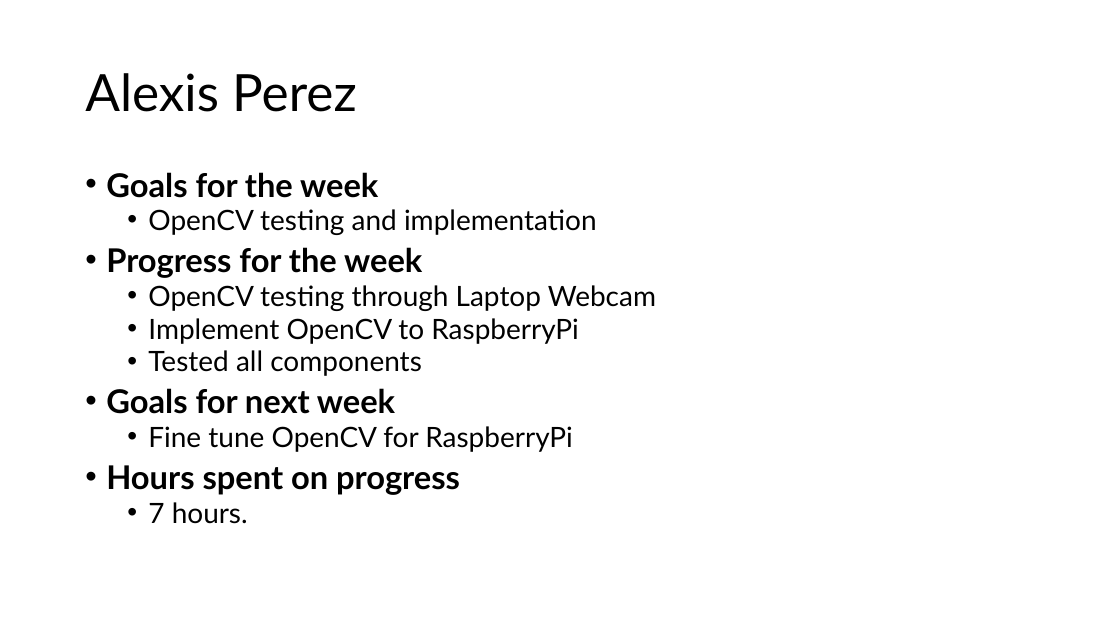
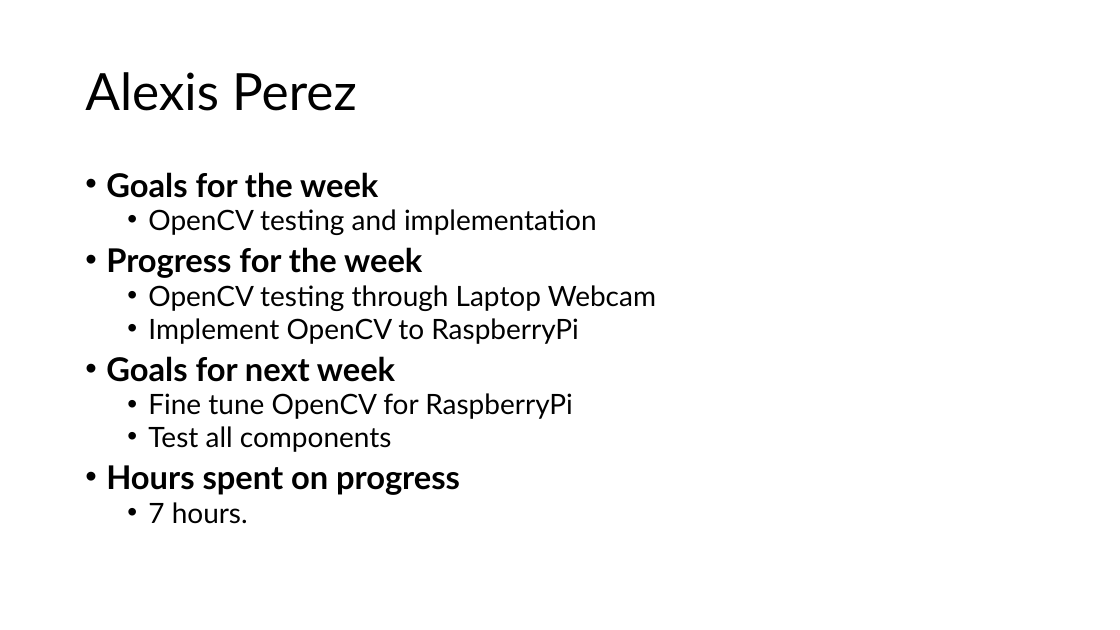
Before and after one commit to EthanWellsSr/BuggyBot, a slide deck: slide 1 of Weekly Reports/slides/2-alexis-perez.pptx. Drawn at 1120x630 pixels with LibreOffice and Linux fonts; fonts in the diff are those of the drawing. Boxes give left, top, right and bottom in pixels: in the first picture for what was removed or moved away, otherwise in the second. Text is boxed around its words. In the diff, an @@ line names an element or a change of style, - is before the commit and + after.

Commit message:
Updated Weekly Update

```diff
--- a/Weekly Reports/slides/2-alexis-perez.pptx
+++ b/Weekly Reports/slides/2-alexis-perez.pptx
@@ text at [148,350,422,376]: paragraph removed @@
-  • Tested all components
@@ text at [148,426,392,452]: paragraph added @@
+  • Test all components
```
